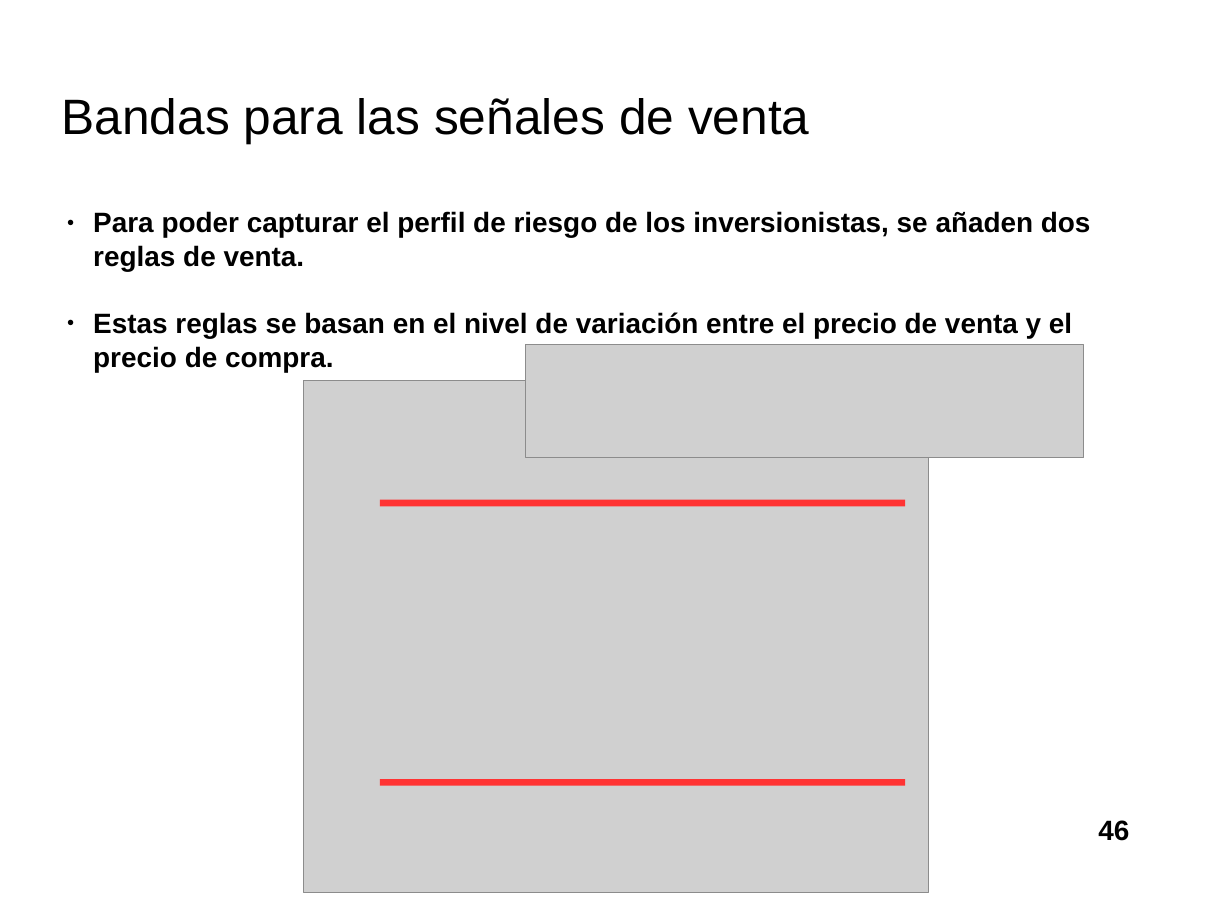
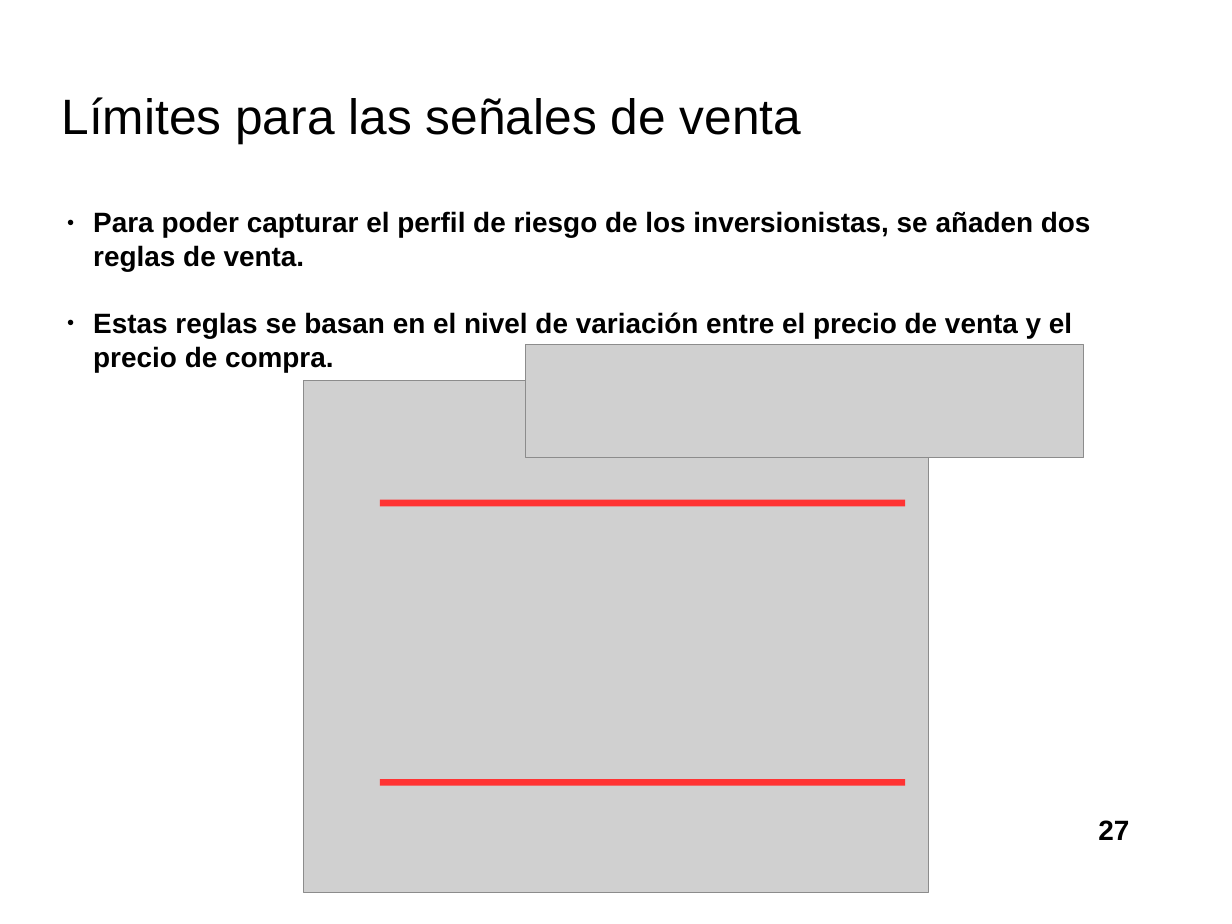
Before and after one commit to davidrmh/Thesis, a slide deck: slide 27 of presentaciones_finales/presentacion_seminario_B19.odp (slide 46 before the commit). Drawn at 1232x924 pixels with LibreOffice and Linux fonts; fonts in the diff are those of the drawing; grey boxes stand for pictures; background and template pictures are left out. Boxes give left, top, right and bottom in pixels: in the first picture for what was removed or moved away, otherwise in the second. Text is boxed around its words. In the diff, an @@ line names an element or a change of style, - is before the commit and + after.

```diff
--- a/presentaciones_finales/presentacion_seminario_B19.odp
+++ b/presentaciones_finales/presentacion_seminario_B19.odp
@@ title at [62, 97, 801, 143]: text changed @@
-Bandas para las señales de venta
+Límites para las señales de venta
@@ page number at [1098, 820, 1129, 840]: text changed @@
-46
+27
```
Also in this commit, not shown: 14 other slides changed, 9 slides added, 22 slides removed.
